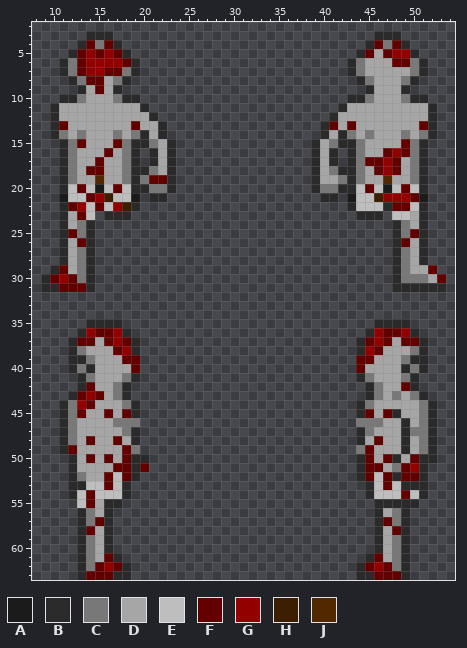
Two versions of one pixel-art sprite, code/modules/unit_tests/screenshots/screenshot_husk_body_missing_limbs.png. Above, as it was before the edit.
The file is 64x64 pixels. Colours within 5 levels of each other are drawn and written as one. Shown: x 8..54, y 2..63.
Palette (. is transparent): A #1b1b1b  B #2a2a2a  C #787878  D #a6a6a6  E #bebebe  F #620000  G #930000  H #3c1e00  J #512800
Once edited:
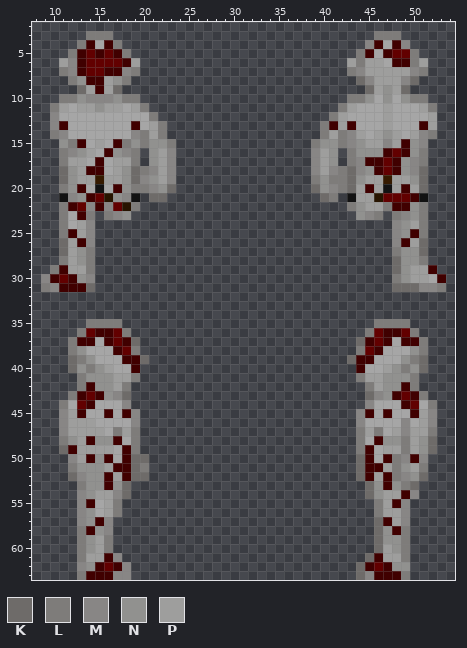
Colours new in this view: K #6e6b69  L #7e7c7a  M #888685  N #91918f  P #9e9e9d
The author wrote: [MIRROR] Dynamic Husk Icons (#26272) * Dynamic Husk Icons (#81080)
Difference:
colour A: #1b1b1b -> #121212
colour F: #620000 -> #400000
colour G: #930000 -> #620000
colour H: #3c1e00 -> #271400
colour J: #512800 -> #351a00
y 3: x 14..16 BBB -> LLL; x 46..48 BBB -> LLL
y 4: x 13 B -> L; x 15 C -> D; x 17 B -> L; x 45 B -> M; x 47 C -> D; x 49 B -> M
y 5: x 12 B -> L; x 18 B -> L; x 44 B -> L; x 50 B -> L
y 6: x 11..12 BC -> PM; x 19 B -> P; x 43..46 BCDD -> PLPP; x 50..51 CB -> LP
y 7: x 11..12 BC -> LM; x 18..19 CB -> ML; x 43..51 BCDDDDDCB -> LMPPPPPML
y 8: x 12..13 BC -> LN; x 16..18 DCB -> PNL; x 44..50 BCDDDCB -> KMPPPMK
y 9: x 13..14 BD -> KP; x 16..17 DB -> PK; x 45..49 BDDDB -> KPNPK
y 10: x 11..19 BBCDDDCBB -> LLNMMMNLL; x 43..45 BBC -> LLN; x 47 D -> N; x 49..51 CBB -> NLL
y 11: x 10..11 BD -> LP; x 13..17 DDDDD -> PPNPP; x 19..20 DB -> PL; x 42..43 BD -> LP; x 47 D -> P; x 51..52 DB -> PL
y 12: x 10 B -> M; x 21 B -> L; x 41..42 BD -> LP; x 47 D -> P; x 52 B -> P
y 13: x 10 B -> M; x 21..22 DB -> PL; x 40 B -> L; x 42 D -> P; x 47 D -> P; x 52 B -> P
y 14: x 10..11 BC -> LM; x 13 C -> D; x 17 C -> D; x 19..22 CBDB -> MLPL; x 40..52 BDBCDCDDDCDCB -> LPLMPDPNPDPML
y 15: x 11..12 BC -> NL; x 15 D -> P; x 18..23 CBBCDB -> LNLNNL; x 39..48 BDCBBCDDDD -> LNNLMNPPMP; x 50..51 CB -> NM
y 16: x 11..14 BCDD -> LMNP; x 17..19 DCB -> NML; x 21..23 BDB -> NPM; x 39..41 BDB -> MPN; x 43..46 BCDD -> LNNN; x 50..51 CB -> NL
y 17: x 11..13 BCD -> LPP; x 17..19 DCB -> PPL; x 21..23 BDB -> NPM; x 39..41 BDB -> MPN; x 43..44 BC -> LM; x 49..51 DCB -> NML
y 18: x 11..13 BCD -> KNP; x 17..23 DCBBCDB -> PNKLMPM; x 39..45 BDCBBCD -> MPMLKMN; x 49..51 DCB -> NMK
y 19: x 11..14 BCDD -> KNPP; x 16..23 DDCBCFFB -> PPNKMNPM; x 39..46 BDDCBCDD -> LNLLKNPP; x 48..51 DDCB -> PPNK
y 20: x 11..12 BE -> LN; x 14 E -> D; x 16 E -> D; x 18..23 EBBCCB -> NLLMNK; x 39..44 BCCBBE -> KNMLKP; x 46 E -> P; x 48 E -> P; x 50..51 EB -> PK
y 21: x 12..13 EE -> MN; x 17..18 EE -> NM; x 21..22 BB -> KK; x 40..41 BB -> KL; x 44..45 EE -> PP
y 22: x 11 B -> L; x 14 E -> M; x 16 E -> M; x 19 B -> L; x 43..47 BEEEB -> LNPPL; x 50..51 EB -> NL
y 23: x 11 B -> L; x 14 E -> L; x 16..18 BBB -> LMN; x 44..46 BBB -> NML; x 48..51 EEDB -> LMNL
y 24: x 11 B -> L; x 13..14 CB -> PM; x 48..51 BCDB -> MNPL
y 25: x 11 B -> L; x 13..14 CB -> PM; x 48..49 BC -> MN; x 51 B -> L
y 26: x 11..12 BD -> KP; x 14 B -> M; x 48 B -> M; x 50..51 DB -> PK
y 27: x 11..14 BDCB -> KPNL; x 48..51 BCDB -> LNNK
y 28: x 11..14 BDCB -> LPNL; x 48..51 BCDB -> KNNL
y 29: x 10 B -> L; x 12..14 DCB -> PPL; x 48..51 BCDD -> KNPP
y 30: x 9 B -> M; x 13..14 CB -> NM; x 48..51 BCCC -> LNPP
y 31: x 9..10 BB -> LM; x 14 B -> K; x 48..53 BBBBBB -> KKKMML
y 35: x 14..17 BBBB -> LLLL; x 46..49 BBBB -> LLLL
y 36: x 13 B -> L; x 18 B -> L; x 45 B -> L; x 50 B -> L
y 37: x 12 B -> L; x 19 B -> K; x 44 B -> K; x 51 B -> L
y 38: x 12..13 BC -> LN; x 19 B -> L; x 44 B -> L; x 50..51 CB -> NL
y 39: x 12..14 BBC -> KLN; x 20 . -> K; x 43 . -> K; x 49..51 CBB -> NLK
y 40: x 12..16 BCBDD -> KNLNP; x 47..51 DDBCB -> PNLNK
y 41: x 13..19 BCDDDCB -> LNNNPPL; x 44..50 BCDDDCB -> LPPNNNL
y 42: x 13 B -> L; x 15..18 DDCB -> NNPL; x 45..48 BCDD -> LPNN; x 50 B -> L
y 43: x 12 B -> L; x 16..18 DCB -> NMK; x 45..51 BCDCDCB -> KMNFGFL
y 44: x 11..12 BC -> LD; x 18..19 CB -> M.; x 44..45 BC -> .M; x 49..52 DDCB -> FGDL
y 45: x 11..12 BC -> MP; x 19 B -> M; x 44 B -> M; x 48 B -> D; x 50..52 DCB -> FPM
y 46: x 11..14 BCDD -> MPPP; x 17..19 CCC -> DDM; x 44..46 CCC -> MDD; x 49 B -> M; x 51..52 CB -> PM
y 47: x 11..15 BCDDD -> MPPPP; x 17..19 DCB -> LPL; x 44..46 BCD -> LPL; x 48..52 DBCCB -> PMPPL
y 48: x 11..13 BCD -> LNP; x 15..16 DD -> NN; x 19 B -> L; x 44 B -> L; x 47..52 DDBDCB -> NNLPNK
y 49: x 11 B -> K; x 13..16 DDDD -> PPPP; x 19 C -> L; x 44 C -> L; x 47..52 DDBDCB -> PPLPNK
y 50: x 12..13 BD -> MP; x 15 D -> N; x 19..20 BB -> KK; x 44 B -> K; x 48..49 BD -> LM; x 51..52 BB -> M.
y 51: x 12..16 BDDDD -> LNNNP; x 19..20 BF -> KL; x 44 B -> K; x 47..51 DCFGB -> PLNPL
y 52: x 12..15 BCDD -> KMNN; x 17 E -> P; x 19..20 B. -> KK; x 44 B -> K; x 46 E -> P; x 48..51 BFFB -> LMNK
y 53: x 12..15 BBEE -> .LNN; x 17..18 EB -> NK; x 45..46 BE -> KN; x 48..51 EBBB -> NLK.
y 54: x 12..18 BEFEEEB -> .MNPPMK; x 45..48 BEEE -> KNPP; x 50..51 EB -> M.
y 55: x 13 E -> M; x 16..17 BB -> PL; x 46..50 BBBBB -> LPFM.
y 56: x 13..14 BC -> MN; x 16..17 B. -> PL; x 46..49 BDCB -> LPPM
y 57: x 13..14 BC -> MN; x 16 B -> M; x 46 B -> K; x 48..49 CB -> PM
y 58: x 13 B -> L; x 15..16 DB -> NM; x 46..47 BD -> KN; x 49 B -> L
y 59: x 13..16 BCDB -> LNPL; x 46..49 BDCB -> KNNL
y 60: x 13..16 BCDB -> LNPL; x 46..49 BDCB -> KPNL
y 61: x 13..15 BCD -> LPP; x 17 B -> M; x 45 B -> K; x 47..49 DCB -> PPL
y 62: x 13..14 BC -> MN; x 18 B -> M; x 44 B -> K; x 48..49 CB -> NN
y 63: x 13 B -> L; x 17..18 BB -> MM; x 44..45 BB -> KM; x 49 B -> L
